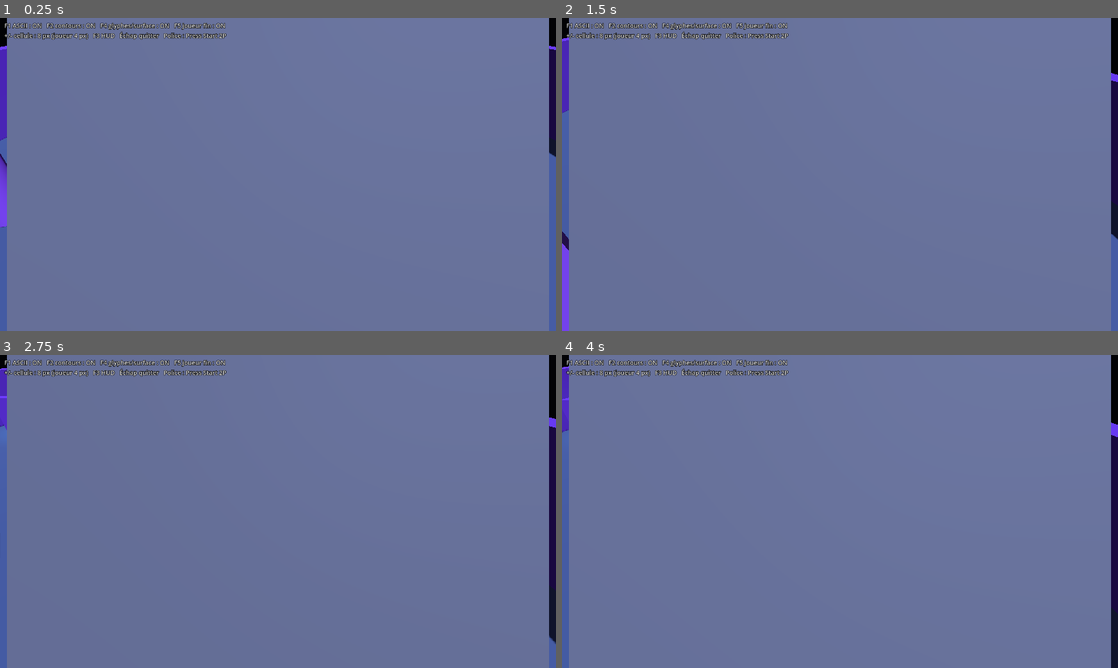
Above: before the commit, frames 1-4 (two rows, left to right).
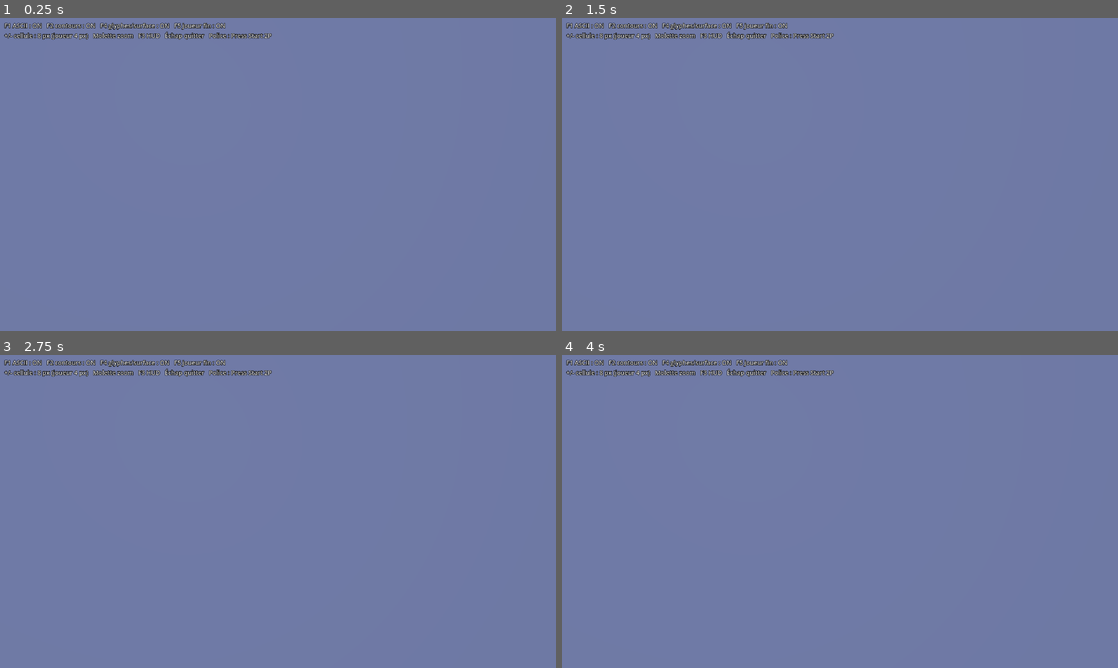
Above: after the commit, the same moments.

Repository: BarbeauAxel/ascii-game
Game: Godot game, scene res://scenes/main.tscn
Same seed, same stepped clock (60 frames per second), same inputs: the game is played once before the commit and once after it.
Inputs (mouse positions are in pixels of both pictures, inside the frame that each line leads up to):
- Up to frame 1 (0.25 s): no input
- Up to frame 2 (1.5 s): move the mouse to (962, 158) at 0.52 s; hold D (move_right) 0.53-1.28 s; click (962, 158) at 0.67 s; tap Space (jump) at 0.77 s; move the mouse to (728, 190) at 1.27 s; hold S (move_back) from 1.28 s (still down); click (728, 190) at 1.42 s
- Up to frame 3 (2.75 s): tap Space (jump) at 1.52 s; move the mouse to (333, 442) at 2.02 s; release S (move_back) at 2.03 s; hold D (move_right) from 2.03 s (still down); click (333, 442) at 2.17 s
- Up to frame 4 (4 s): move the mouse to (812, 574) at 2.77 s; release D (move_right) at 2.78 s; hold W (move_forward) 2.78-3.53 s; click (812, 574) at 2.92 s; tap Space (jump) at 3.02, 3.77 s; move the mouse to (1006, 558) at 3.52 s; hold A (move_left) from 3.53 s (still down); click (1006, 558) at 3.67 s

The runs differ from the first frame. In frame 1, 2.9% of the frame differs, in the area x 0-100%, y 0-100%; in frame 2, 2.9%; in frame 3, 2.9%; in frame 4, 2.9%.

Commit message:
Vue isométrique fixe façon MMO RPG avec zoom à la molette
- Caméra à angle fixe (orientation 45°, plongée 50°, FOV 40°) qui suit le
  joueur via un point visé lissé ; zoom molette entre 8 et 28 m
- Déplacements relatifs à la caméra (Z = haut de l'écran)
- Mur est abaissé à 1 m (côté caméra) pour ne pas masquer le joueur
- Option de test -- --hold=<action> ; HUD et README mis à jour

Diff:
--- a/scenes/main.tscn
+++ b/scenes/main.tscn
@@ -90,10 +90,10 @@
 size = Vector3(1, 4, 30)
 material = SubResource("Mat_wall")
 
-[node name="WallEast" type="CSGBox3D" parent="Level"]
-position = Vector3(15, 2, 0)
-use_collision = true
-size = Vector3(1, 4, 30)
+[node name="WallEastLow" type="CSGBox3D" parent="Level"]
+position = Vector3(15, 0.5, 0)
+use_collision = true
+size = Vector3(1, 1, 30)
 material = SubResource("Mat_wall")
 
 [node name="WallSouthLow" type="CSGBox3D" parent="Level"]
@@ -200,9 +200,9 @@
 position = Vector3(0, 0.1, 4)
 
 [node name="Camera3D" type="Camera3D" parent="."]
-position = Vector3(0, 6, 12)
+position = Vector3(10, 13, 14)
 current = true
-fov = 60.0
+fov = 40.0
 far = 200.0
 script = ExtResource("3_camera")
 target_path = NodePath("../Player")
--- a/scripts/camera_follow.gd
+++ b/scripts/camera_follow.gd
@@ -1,29 +1,77 @@
 extends Camera3D
-## Caméra 3e personne : suit la cible avec un décalage fixe (vue plongeante)
-## et un lissage exponentiel indépendant du framerate.
+## Caméra isométrique façon MMO RPG : angle fixe (orientation + plongée),
+## suit la cible, zoom à la molette.
+##
+## L'angle ne change jamais : seul le point visé suit la cible (avec lissage)
+## et la distance varie avec le zoom. La position de la caméra est recalculée
+## à chaque frame à partir de ces trois éléments.
 
 @export var target_path: NodePath
-## Décalage par rapport à la cible (au-dessus et derrière).
-@export var follow_offset := Vector3(0.0, 6.0, 8.0)
+## Orientation autour de l'axe vertical (45° = vue diagonale isométrique).
+@export_range(0.0, 360.0) var yaw_degrees := 45.0
+## Angle de plongée au-dessus de l'horizon (35° ≈ isométrique « vraie »,
+## plus haut = plus vu du dessus).
+@export_range(10.0, 89.0) var pitch_degrees := 50.0
 ## Hauteur du point visé au-dessus des pieds de la cible.
 @export var look_height := 1.0
 ## Plus la valeur est grande, plus la caméra rattrape vite la cible.
-@export var smoothing := 5.0
+@export var follow_smoothing := 6.0
+
+@export_group("Zoom")
+## Distance initiale entre la caméra et le point visé.
+@export var distance := 16.0
+@export var min_distance := 8.0
+@export var max_distance := 28.0
+## Variation de distance par cran de molette.
+@export var zoom_step := 2.0
+@export var zoom_smoothing := 10.0
 
 var _target: Node3D
+var _focus := Vector3.ZERO        # point suivi (lissé)
+var _distance := 16.0             # distance actuelle (lissée)
+var _target_distance := 16.0      # distance visée par le zoom
 
 
 func _ready() -> void:
 	_target = get_node_or_null(target_path) as Node3D
+	_target_distance = clampf(distance, min_distance, max_distance)
+	_distance = _target_distance
 	if _target:
-		global_position = _target.global_position + follow_offset
-		look_at(_target.global_position + Vector3.UP * look_height, Vector3.UP)
+		_focus = _target.global_position
+	_update_transform()
+
+
+func _unhandled_input(event: InputEvent) -> void:
+	var mouse := event as InputEventMouseButton
+	if mouse == null or not mouse.pressed:
+		return
+	# Certains pavés tactiles envoient un « facteur » pour un défilement fin.
+	var amount := zoom_step * (mouse.factor if mouse.factor > 0.0 else 1.0)
+	if mouse.button_index == MOUSE_BUTTON_WHEEL_UP:
+		_target_distance = clampf(_target_distance - amount, min_distance, max_distance)
+	elif mouse.button_index == MOUSE_BUTTON_WHEEL_DOWN:
+		_target_distance = clampf(_target_distance + amount, min_distance, max_distance)
+	else:
+		return
+	get_viewport().set_input_as_handled()
 
 
 # En _physics_process pour rester synchronisée avec le CharacterBody3D (pas de saccades).
 func _physics_process(delta: float) -> void:
-	if _target == null:
-		return
-	var desired := _target.global_position + follow_offset
-	global_position = global_position.lerp(desired, 1.0 - exp(-smoothing * delta))
-	look_at(_target.global_position + Vector3.UP * look_height, Vector3.UP)
+	if _target:
+		_focus = _focus.lerp(_target.global_position, 1.0 - exp(-follow_smoothing * delta))
+	_distance = lerpf(_distance, _target_distance, 1.0 - exp(-zoom_smoothing * delta))
+	_update_transform()
+
+
+## Direction (normalisée) du point visé vers la caméra, d'après l'angle fixe.
+func get_view_direction() -> Vector3:
+	var pitch := deg_to_rad(pitch_degrees)
+	var yaw := deg_to_rad(yaw_degrees)
+	return Vector3(0.0, sin(pitch), cos(pitch)).rotated(Vector3.UP, yaw)
+
+
+func _update_transform() -> void:
+	var look_point := _focus + Vector3.UP * look_height
+	global_position = look_point + get_view_direction() * _distance
+	look_at(look_point, Vector3.UP)
--- a/scripts/main.gd
+++ b/scripts/main.gd
@@ -3,6 +3,7 @@
 ##
 ## F1 : effet ASCII on/off       F2 : contours on/off
 ## F4 : glyphes par surface      F5 : cellules fines sur le personnage
+## Molette : zoom de la caméra (géré par camera_follow.gd)
 ## +/- : taille de cellule       F3 : HUD on/off      Échap : quitter
 
 @onready var post: AsciiPostProcess = $Camera3D/AsciiPostProcess
@@ -26,8 +27,18 @@
 	for arg in args:
 		if arg.begins_with("--debug-view="):
 			post.set_debug_view(arg.trim_prefix("--debug-view=").to_int())
+		elif arg.begins_with("--hold="):
+			# Simule une touche maintenue (tests automatisés), ex : --hold=move_forward
+			_hold_action.call_deferred(StringName(arg.trim_prefix("--hold=")))
 	if "--no-ascii" in args:
 		post.toggle_enabled()
+
+
+func _hold_action(action: StringName) -> void:
+	if InputMap.has_action(action):
+		Input.action_press(action)
+	else:
+		push_warning("--hold : action inconnue '%s'" % action)
 
 
 func _unhandled_input(event: InputEvent) -> void:
@@ -61,7 +72,7 @@
 
 func _update_hud() -> void:
 	var on_off := func(value: bool) -> String: return "ON" if value else "OFF"
-	hud.text = "F1 ASCII : %s   F2 contours : %s   F4 glyphes/surface : %s   F5 joueur fin : %s\n+/- cellule : %d px (joueur %d px)   F3 HUD   Échap quitter   Police : %s" % [
+	hud.text = "F1 ASCII : %s   F2 contours : %s   F4 glyphes/surface : %s   F5 joueur fin : %s\n+/- cellule : %d px (joueur %d px)   Molette zoom   F3 HUD   Échap quitter   Police : %s" % [
 		on_off.call(post.ascii_enabled),
 		on_off.call(post.edges_enabled),
 		on_off.call(post.surface_glyphs_enabled),
--- a/scripts/player.gd
+++ b/scripts/player.gd
@@ -26,10 +26,11 @@
 	elif Input.is_action_just_pressed("jump"):
 		velocity.y = jump_velocity
 
-	# Direction voulue dans le plan XZ. La caméra regarde vers -Z, donc
-	# "avant" = -Z dans le monde.
+	# Direction voulue, relative à la caméra : "avant" = vers le haut de
+	# l'écran. Avec la vue isométrique (caméra tournée à 45°), c'est donc
+	# une diagonale dans le monde.
 	var input := Input.get_vector("move_left", "move_right", "move_forward", "move_back")
-	var direction := Vector3(input.x, 0.0, input.y)
+	var direction := _camera_relative(input)
 
 	var target := direction * speed
 	var blend := 1.0 - exp(-acceleration * delta)
@@ -42,6 +43,20 @@
 	if direction.length_squared() > 0.01:
 		var yaw := atan2(-direction.x, -direction.z)
 		visual.rotation.y = lerp_angle(visual.rotation.y, yaw, 1.0 - exp(-turn_speed * delta))
+
+
+## Convertit l'entrée 2D (x = droite, y = bas) en direction dans le plan XZ,
+## selon les axes de la caméra projetés au sol.
+func _camera_relative(input: Vector2) -> Vector3:
+	var camera := get_viewport().get_camera_3d()
+	if camera == null:
+		return Vector3(input.x, 0.0, input.y)
+	var right := camera.global_basis.x
+	var back := camera.global_basis.z # la caméra regarde vers -Z
+	right.y = 0.0
+	back.y = 0.0
+	var direction := right.normalized() * input.x + back.normalized() * input.y
+	return direction.limit_length(1.0)
 
 
 ## Crée les actions d'entrée si elles n'existent pas encore.
